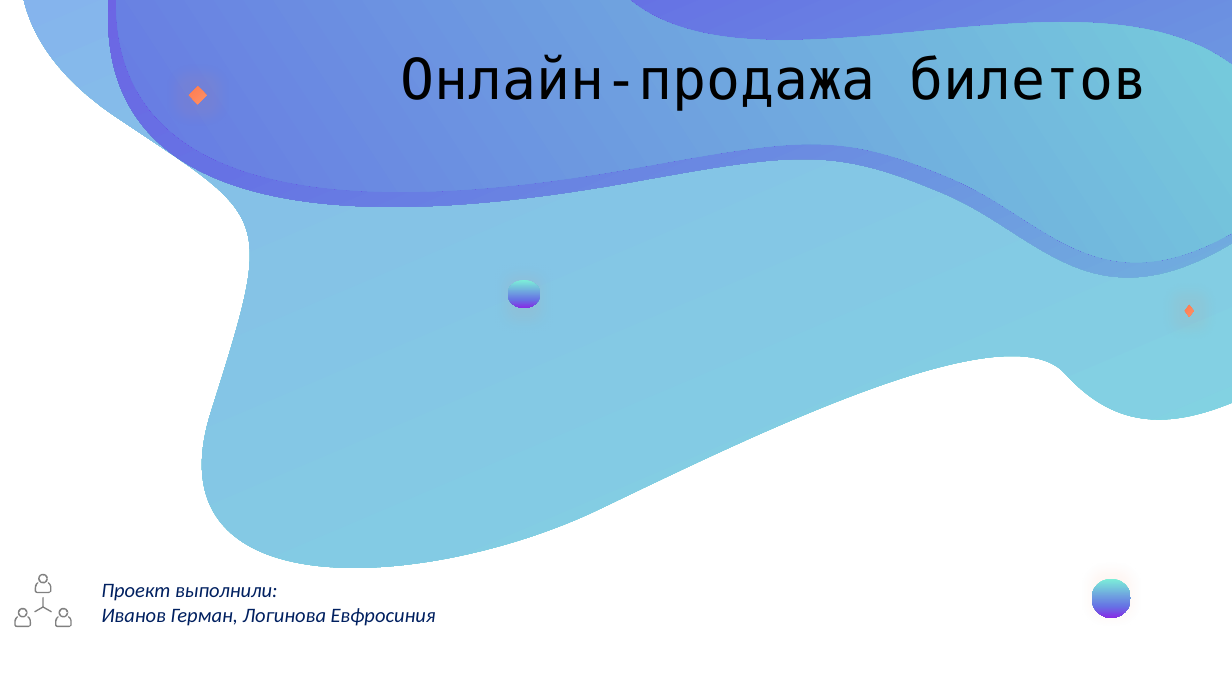
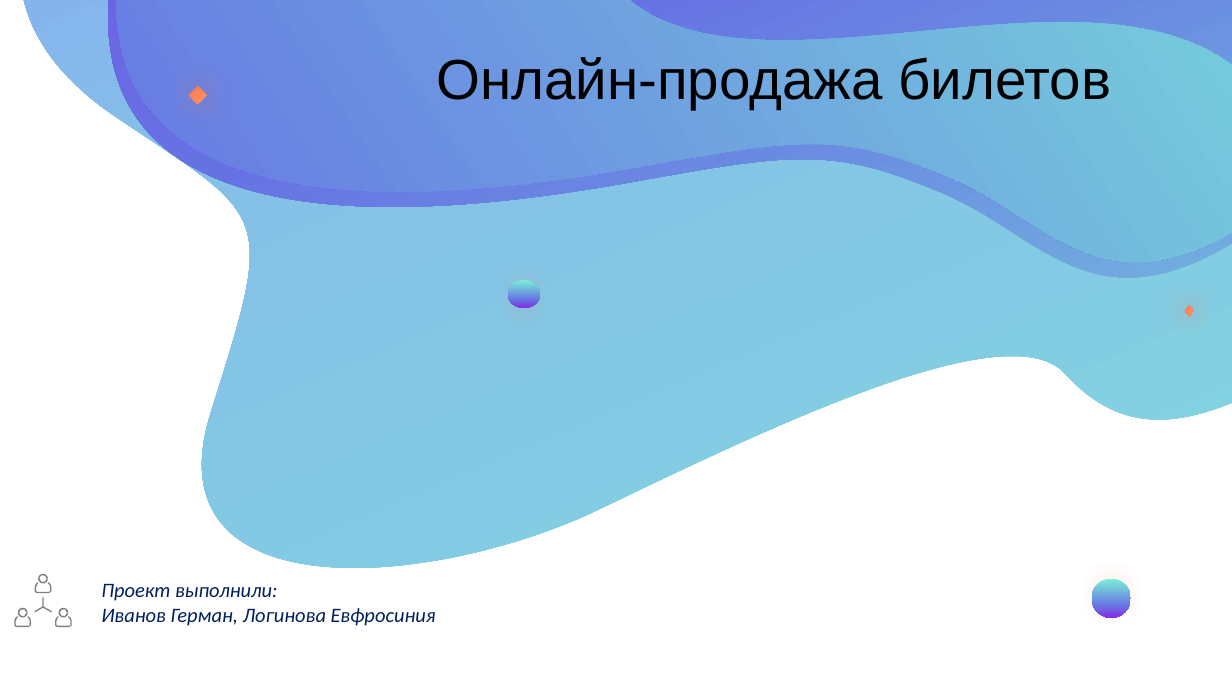
Before and after one commit to germanivanov0719/Yandex3, a slide deck: slide 1 of Docs/Сайт.pptx. Drawn at 1232x693 pixels with LibreOffice and Linux fonts; fonts in the diff are those of the drawing. Boxes give left, top, right and bottom in pixels: in the first picture for what was removed or moved away, otherwise in the second. Text is boxed around its words. In the diff, an @@ line names an element or a change of style, - is before the commit and + after.

```diff
--- a/Docs/Сайт.pptx
+++ b/Docs/Сайт.pptx
@@ text "Онлайн-продажа билетов" at bbox=[436, 57, 1111, 110]: font DejaVu Sans Mono to Arial @@
```
Also in this commit, not shown: 5 other slides changed, 2 other files.
